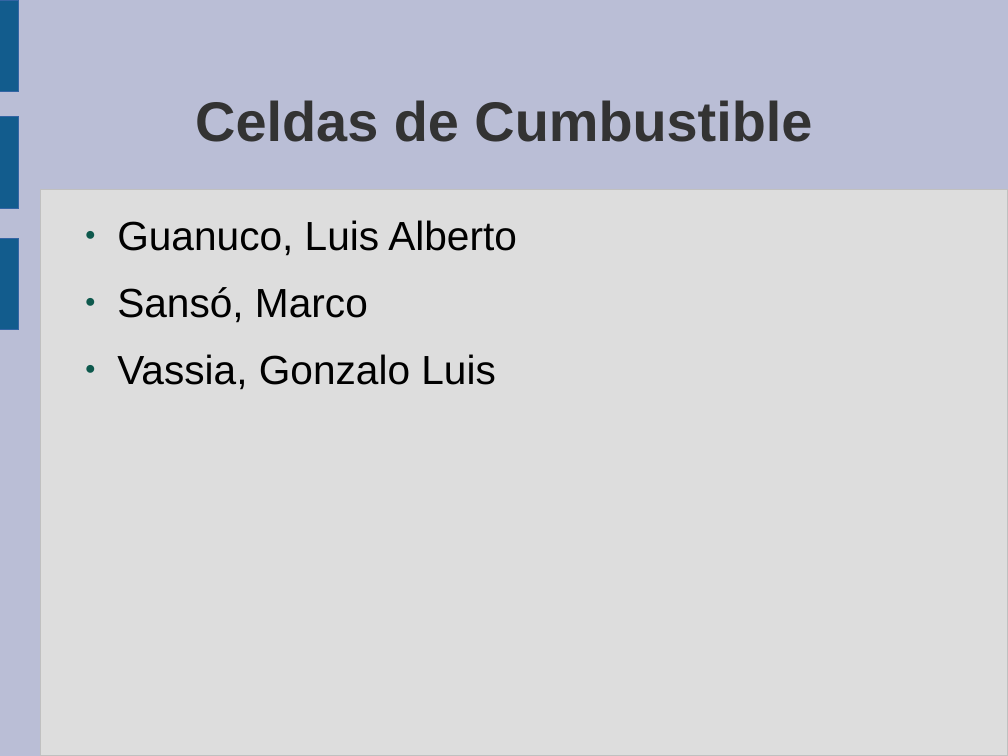
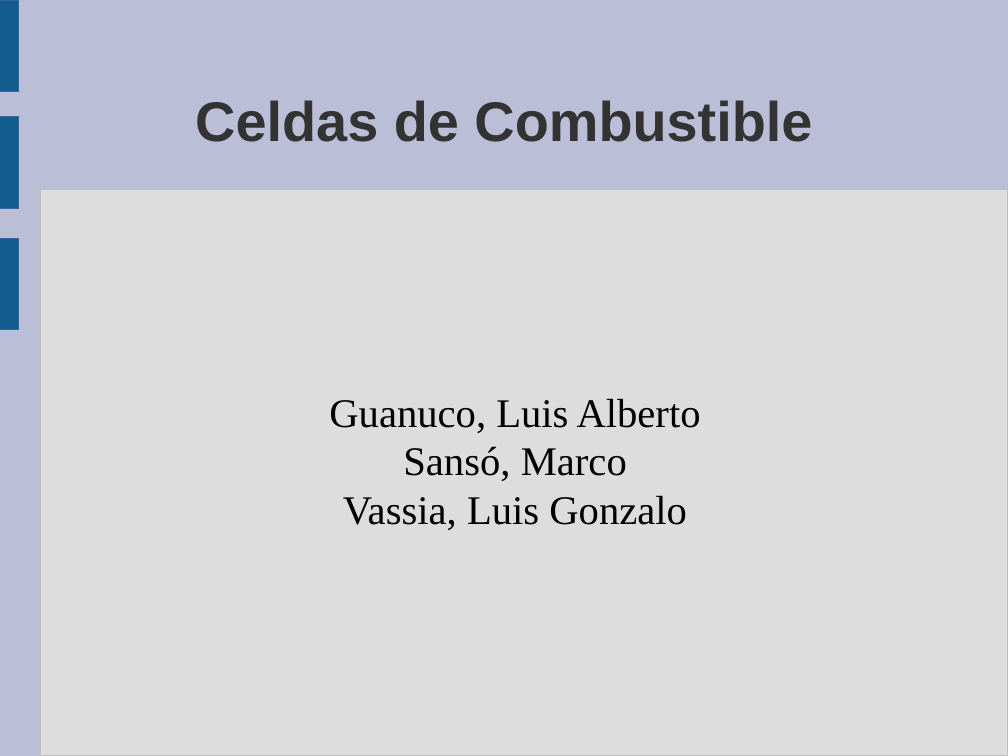
Before and after one commit to guanucoluis/proyecto5r1, a slide deck: slide 1 of Catedras/Tecnologia/presentacion1.odp. Drawn at 1008x756 pixels with LibreOffice and Linux fonts; fonts in the diff are those of the drawing. Boxes give left, top, right and bottom in pixels: in the first picture for what was removed or moved away, otherwise in the second. Text is boxed around its words. In the diff, an @@ line names an element or a change of style, - is before the commit and + after.

```diff
--- a/Catedras/Tecnologia/presentacion1.odp
+++ b/Catedras/Tecnologia/presentacion1.odp
@@ title at box(195, 100, 812, 142): text changed @@
-Celdas de Cumbustible
+Celdas de Combustible
@@ subtitle "Guanuco, Luis Alberto" at box(329, 398, 701, 530): vertical alignment top to middle @@
@@ subtitle at box(329, 398, 701, 481): font Arial to Times New Roman in "Guanuco, Luis Alberto", "Sansó, Marco"; alignment left to centre; bullet ● to none; less space between paragraphs @@
@@ subtitle at box(343, 495, 687, 530): text changed; font Arial to Times New Roman @@
-● Vassia, Gonzalo Luis
+Vassia, Luis Gonzalo
```
Also in this commit, not shown: 1 other slide changed, 1 slide added, 1 other file.
